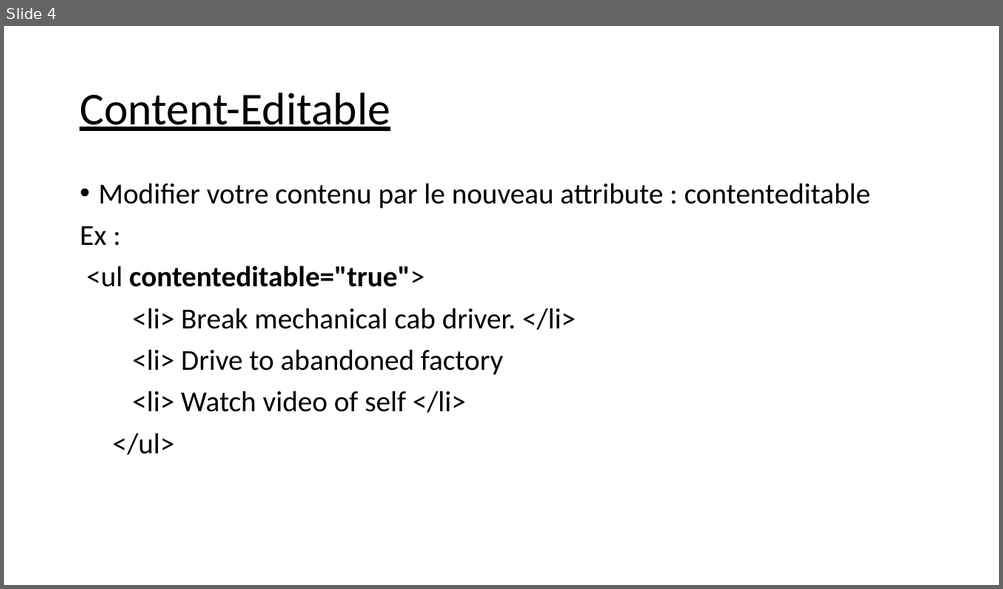
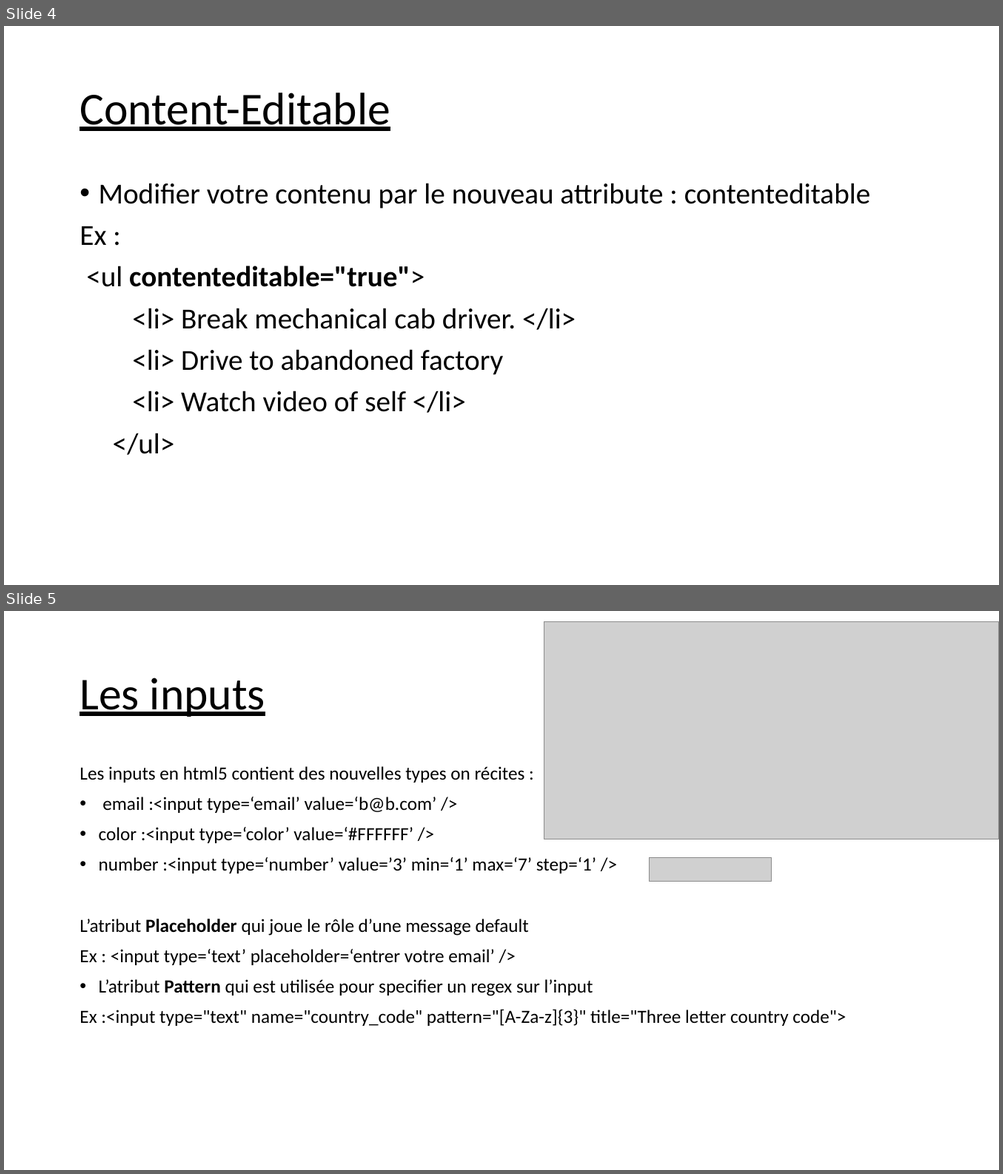
Before and after one commit to balamddine/NewHtml5, a slide deck: Presentation Du HTML5 .pptx. Shown one above the other, each under a label of ours: slide 4 before the commit, slides 4 and 5 after it. The pictures are 1003x589 and 1003x1174 pixels, drawn with LibreOffice and Linux fonts; fonts in the diff are those of the drawing; grey boxes stand for pictures. Boxes give left, top, right and bottom in pixels: in the first picture for what was removed or moved away, otherwise in the second. Text is boxed around its words. In the diff, an @@ line names an element or a change of style, - is before the commit and + after.

```diff
--- a/Presentation Du HTML5 .pptx
+++ b/Presentation Du HTML5 .pptx
@@ slide 5 added at [4, 611, 999, 1170], background #FFFFFF @@
@@ picture added at [544, 622, 999, 840] @@
@@ title added at [79, 678, 265, 717], 44 pt, text #000000, underline @@
+Les inputs
@@ text added at [79, 766, 845, 1026], 18 pt, text #000000 @@
+Les inputs en html5 contient des nouvelles types on récites :
+• email :<input type=‘email’ value=‘b@b.com’ />
+• color :<input type=‘color’ value=‘#FFFFFF’ />
+• number :<input type=‘number’ value=’3’ min=‘1’ max=‘7’ step=‘1’ />
+L’atribut Placeholder qui joue le rôle d’une message default
+Ex : <input type=‘text’ placeholder=‘entrer votre email’ />
+• L’atribut Pattern qui est utilisée pour specifier un regex sur l’input
+Ex :<input type="text" name="country_code" pattern="[A-Za-z]{3}" title="Three letter country code">
@@ picture added at [649, 858, 771, 881] @@
```
Also in this commit, not shown: 7 other slides added, 1 other file.
